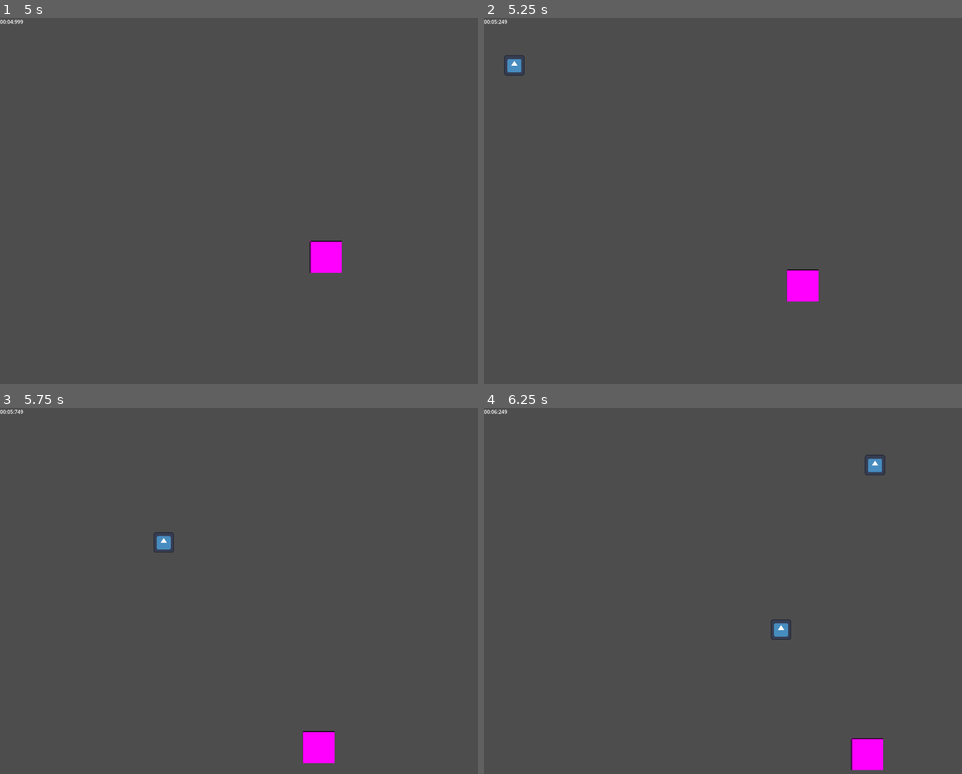
Above: before the commit, frames 1-4 (two rows, left to right).
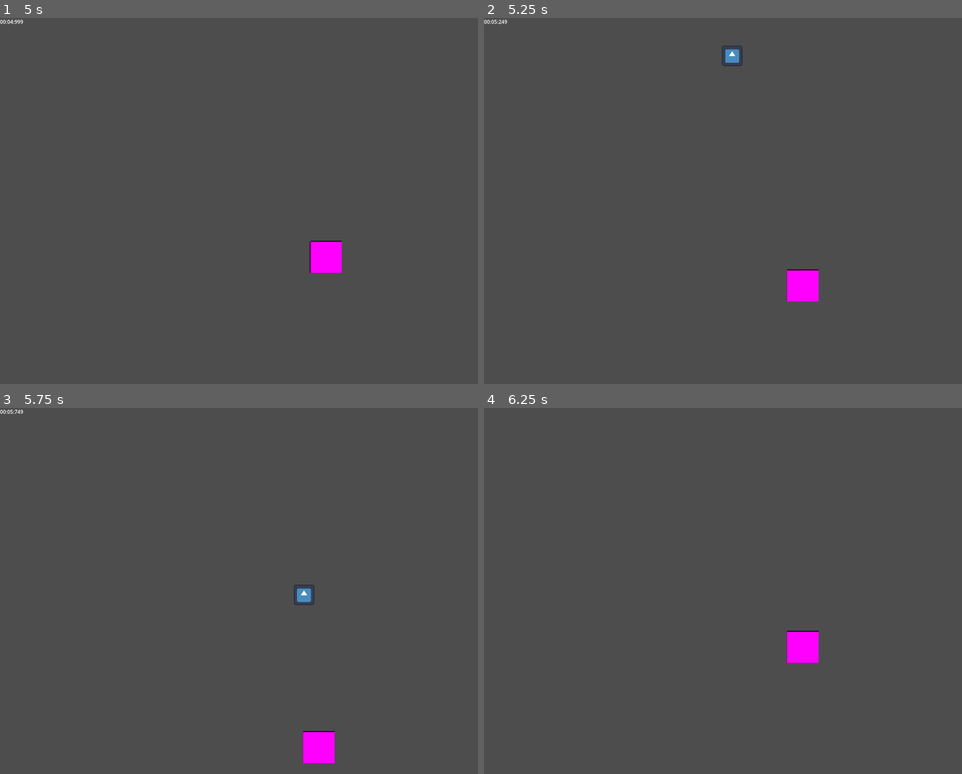
Above: after the commit, the same moments.

Repository: itcOnlineGaming/GA_2026_Brandon_Dylan
Game: Godot game, scene res://main.tscn
Two runs of this game, one before a commit and one after it. Both use one fixed random seed, a clock stepped at 60 frames per second and the inputs below. The engine's default icon, where the game draws it, is replaced by a stand-in: a white triangle on a blue panel in a dark square.
Inputs:
- Up to frame 1 (5 s): tap Enter at 0.5, 3.5 s; hold D (move_right) 0.53-1.28 s; hold S (move_down) 1.28-2.03 s; hold D (move_right) 2.03-2.78 s; tap Space at 2.75 s; hold W (move_up) 2.78-3.53 s; hold A (move_left) from 3.53 s (still down)
- Up to frame 2 (5.25 s): release A (move_left) at 5.03 s; hold S (move_down) from 5.03 s (still down)
- Up to frame 3 (5.75 s): keep holding S (move_down)
- Up to frame 4 (6.25 s): release S (move_down) at 5.78 s; hold D (move_right) from 5.78 s (still down)

Frame 1 is identical in both runs. In frame 2, 0.3% of the frame differs, in the area x 4-55%, y 7-16%; in frame 3, 0.3%; in frame 4, 1.5%, in the area x 0-84%, y 0-100%.

Commit message:
version a or b coinflip

Diff:
--- a/area_2d.gd
+++ b/area_2d.gd
@@ -13,7 +13,7 @@
 
 	if game_over == true:
 		get_tree().reload_current_scene()
-		var resultsString = "%s;%s;A\n" % [survivalTime.text, "0"]
+		var resultsString = "%s;%s\n" % [survivalTime.text, get_parent().speed]
 		write_line_to_file(resultsString)
 
 
--- a/enemy.gd
+++ b/enemy.gd
@@ -3,10 +3,17 @@
 @onready var player = get_tree().get_first_node_in_group("Player")
 @onready var player_pos : Vector2 = player.position
 
-var speed : float = 1000.0
+@export var speed : float = 1000.0
 var movement_vector : Vector2
 
 func _ready() -> void:
+
+	var version : bool = bool(randi() % 2)
+	if version:
+		speed = 1000.0
+	else:
+		speed = 500.0
+
 	var side_value = bool(randi() % 2)
 	if side_value:
 		var left_right = bool(randi() % 2)
--- a/results.csv
+++ b/results.csv
@@ -1,2 +1,5 @@
 sep=;
 Survival Time;Projectile Speed;Version
+
+00:06:630;0;A
+00:11:424;1000.0
Not shown, added: results.csv.import
